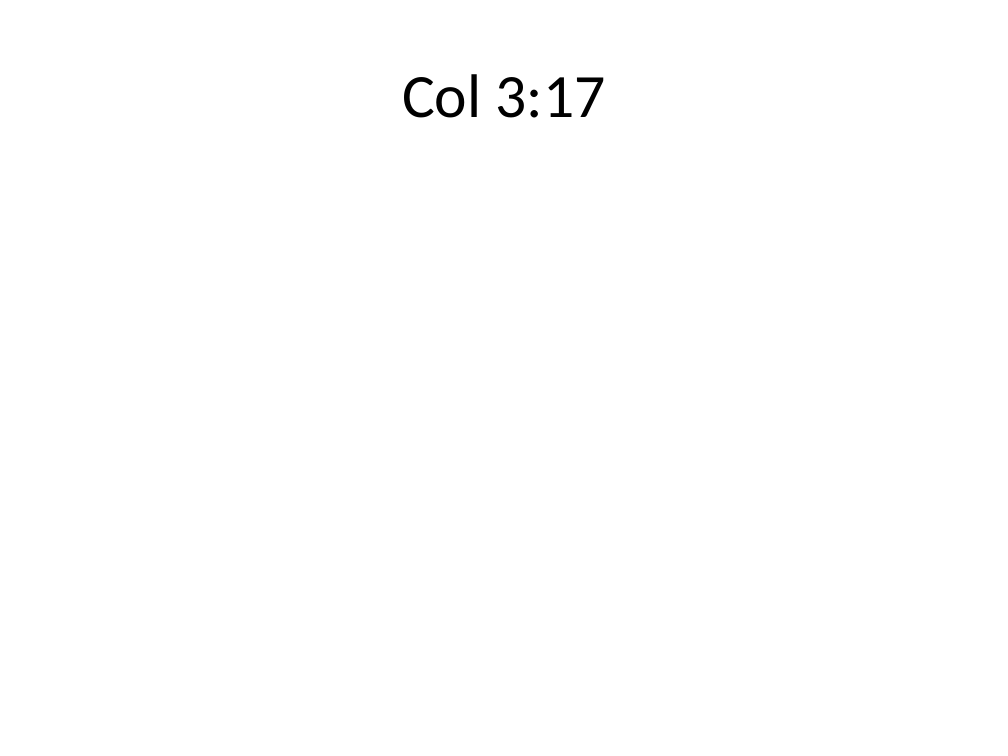
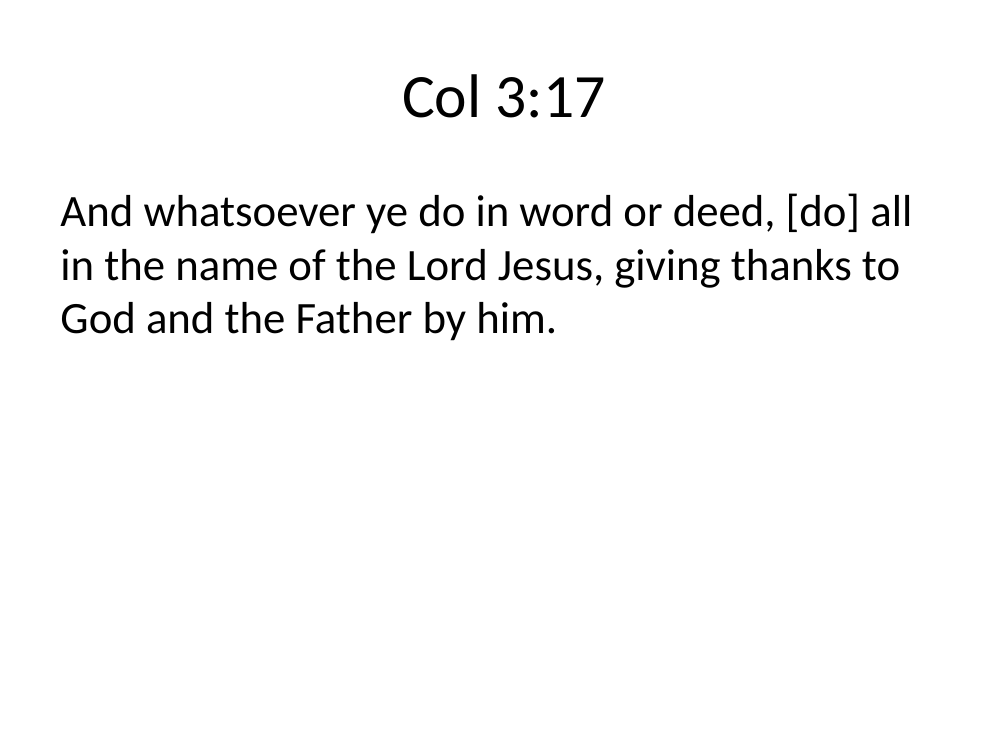
Before and after one commit to sjanhunen/dokimazo, a slide deck: slide 7 of presentations/InHisName.pptx (slide 3 before the commit). Drawn at 1008x756 pixels with LibreOffice and Linux fonts; fonts in the diff are those of the drawing. Boxes give left, top, right and bottom in pixels: in the first picture for what was removed or moved away, otherwise in the second. Text is boxed around its words. In the diff, an @@ line names an element or a change of style, - is before the commit and + after.

```diff
--- a/presentations/InHisName.pptx
+++ b/presentations/InHisName.pptx
@@ text added at <box>60,193,912,341</box>, 32 pt, text #000000 @@
+And whatsoever ye do in word or deed, [do] all in the name of the Lord Jesus, giving thanks to God and the Father by him.
```
Also in this commit, not shown: 10 other slides changed, 7 slides added, 5 slides removed, 1 other file.
